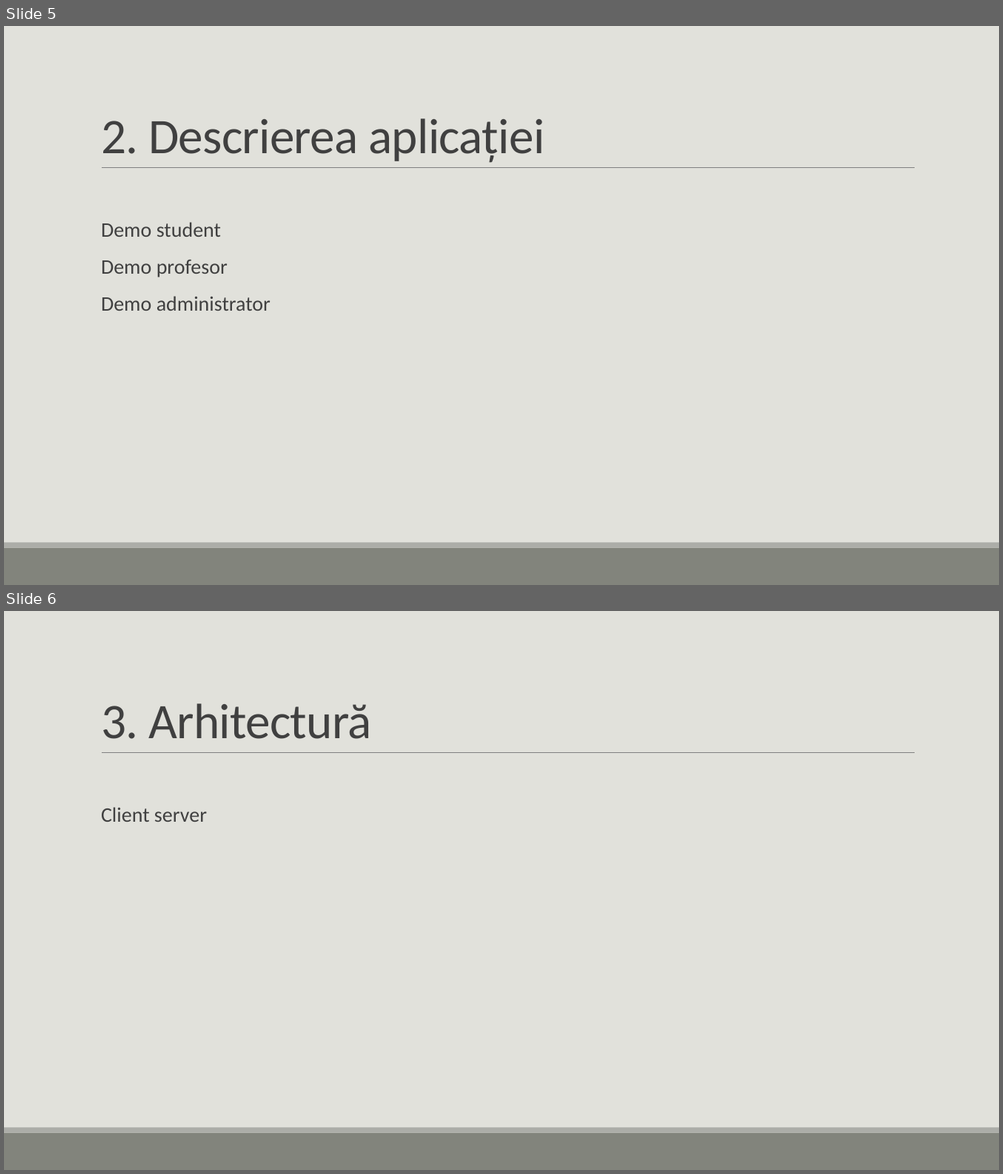
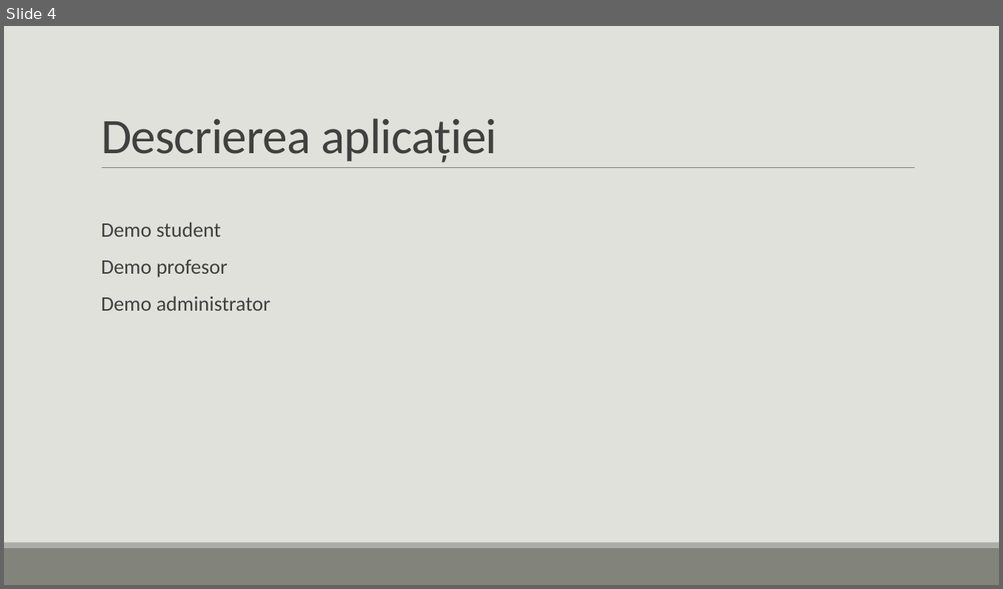
Before and after one commit to Tanasa-Nicoleta/bachelorManagement, a slide deck: Documents/ppt and video/Bachelor Degree Management.pptx. Shown one above the other, each under a label of ours: slides 5 and 6 before the commit, slide 4 after it. The pictures are 1003x1174 and 1003x589 pixels, drawn with LibreOffice and Linux fonts; fonts in the diff are those of the drawing. Boxes give left, top, right and bottom in pixels: in the first picture for what was removed or moved away, otherwise in the second. Text is boxed around its words. In the diff, an @@ line names an element or a change of style, - is before the commit and + after.

```diff
--- a/Documents/ppt and video/Bachelor Degree Management.pptx
+++ b/Documents/ppt and video/Bachelor Degree Management.pptx
@@ slide 6 removed at bbox=[4, 611, 999, 1170], background #E1E1DB; not listed: 3 template elements that a slide beside it also shows @@
@@ title removed at bbox=[101, 703, 372, 739] @@
-3. Arhitectură
@@ text removed at bbox=[101, 807, 207, 822] @@
-  Client server
@@ what was slide 5 is now slide 4 @@
@@ slide 4 changed as well @@
@@ title at bbox=[101, 118, 497, 163]: text changed @@
-2. Descrierea aplicației
+Descrierea aplicației
```
Also in this commit, not shown: 3 other slides changed, 2 slides added, 5 other slides removed, 23 other files.
